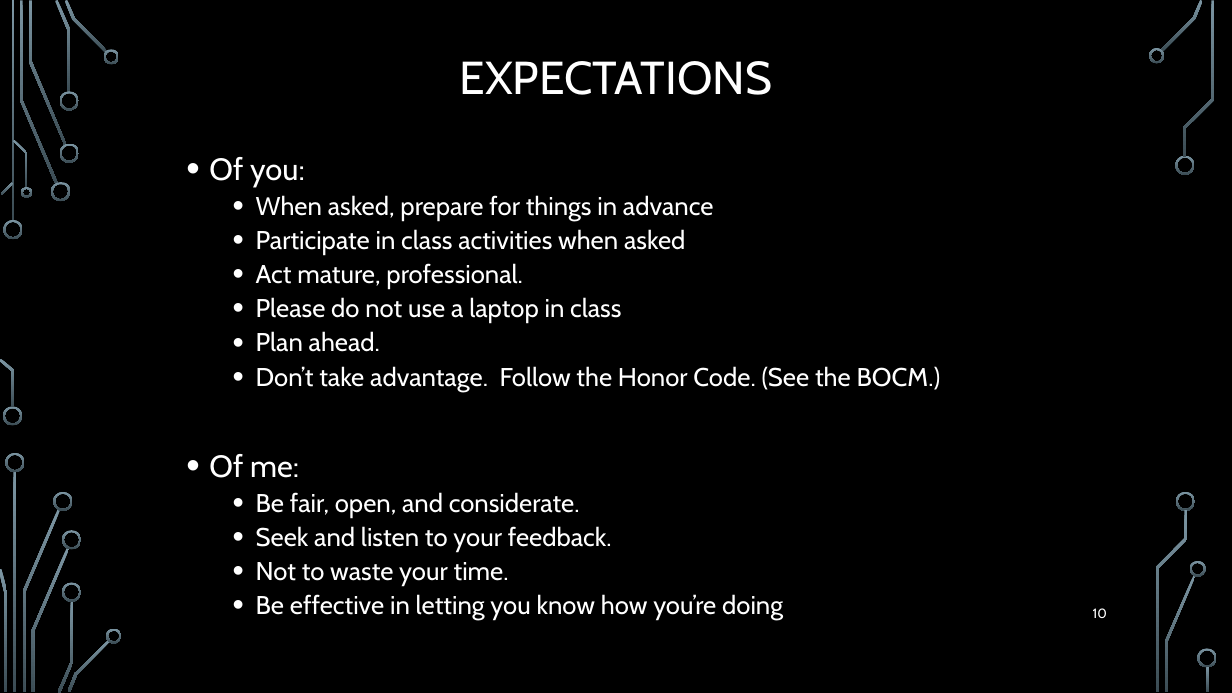
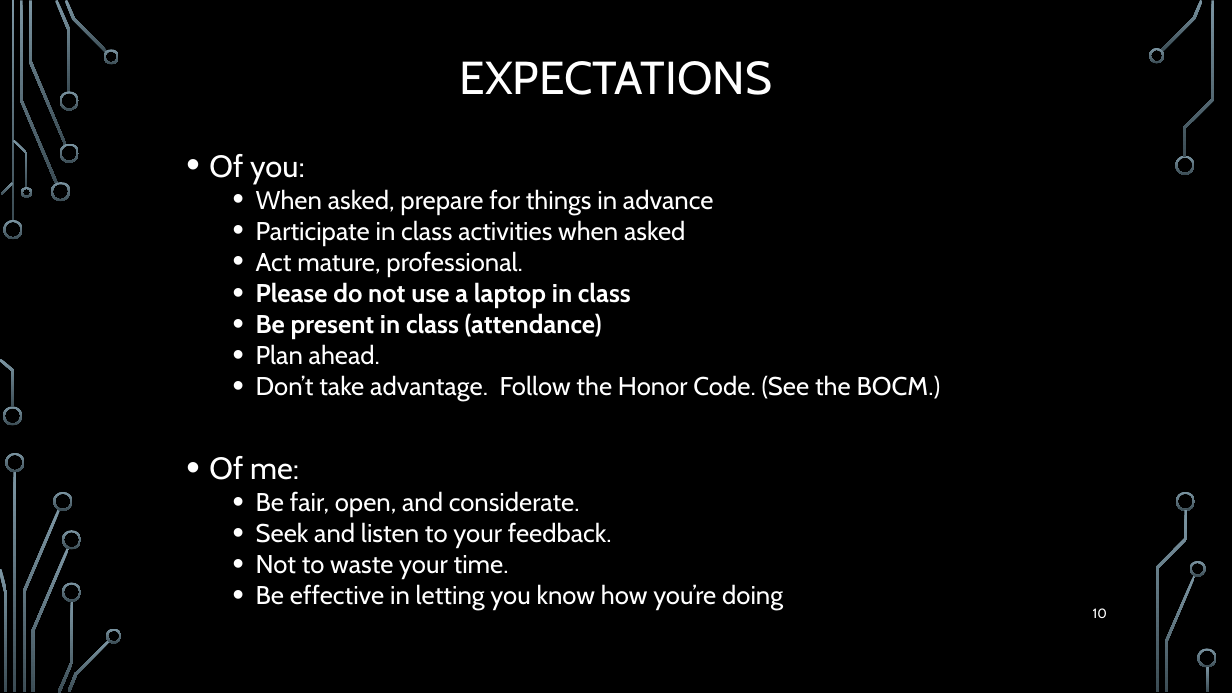
Before and after one commit to markfloryan/dmt2, a slide deck: slide 10 of slides/00-CourseIntroduction_summer.pptx. Drawn at 1232x693 pixels with LibreOffice and Linux fonts; fonts in the diff are those of the drawing; background and template pictures are left out. Boxes give left, top, right and bottom in pixels: in the first picture for what was removed or moved away, otherwise in the second. Text is boxed around its words. In the diff, an @@ line names an element or a change of style, - is before the commit and + after.

```diff
--- a/slides/00-CourseIntroduction_summer.pptx
+++ b/slides/00-CourseIntroduction_summer.pptx
@@ text at <box>209,154,941,610</box>: bold on in "Please do not use a laptop in ..."; line spacing 0.9 to 0.8 @@
@@ text at <box>256,313,602,339</box>: paragraph added @@
+  • Be present in class (attendance)
```
Also in this commit, not shown: 4 other files.
